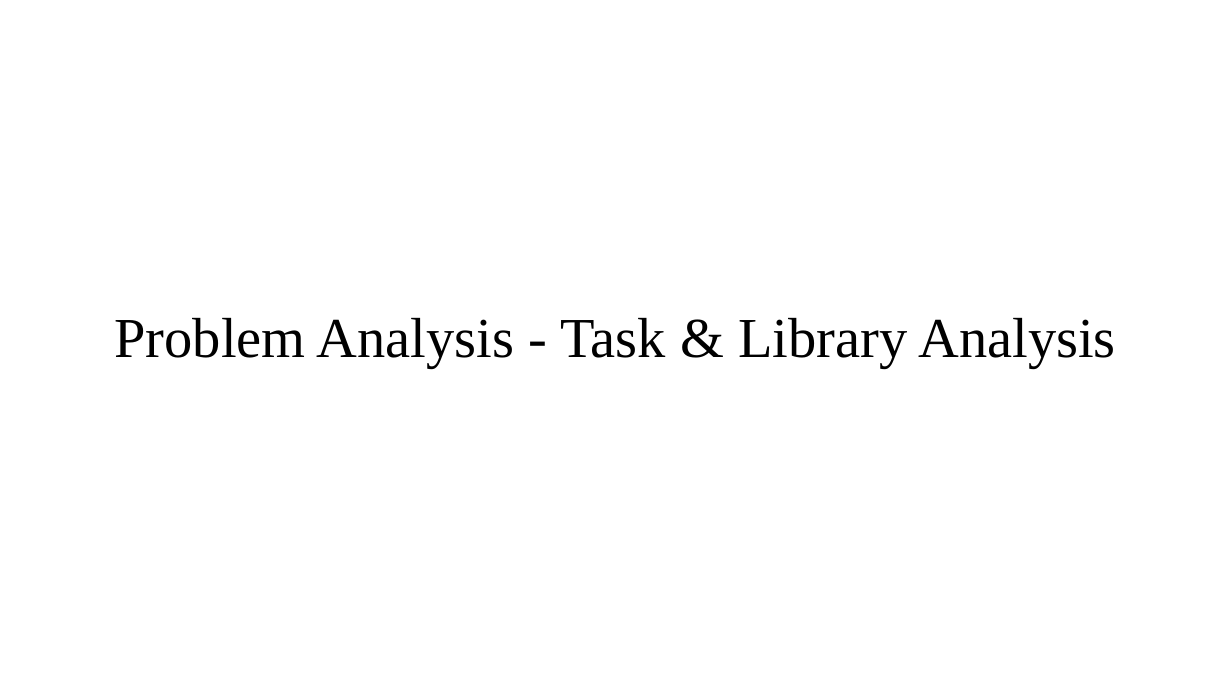
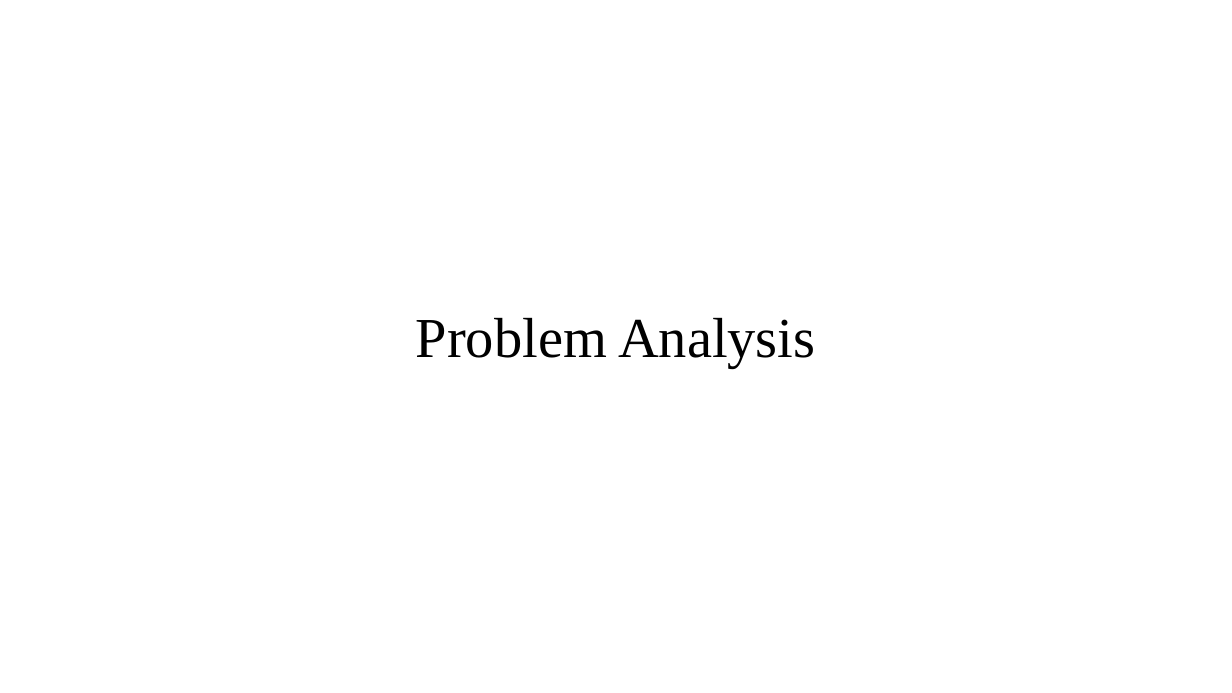
Before and after one commit to JaVonox/AIChatbot, a slide deck: slide 2 of Documentation/100505349.pptx. Drawn at 1232x693 pixels with LibreOffice and Linux fonts; fonts in the diff are those of the drawing. Boxes give left, top, right and bottom in pixels: in the first picture for what was removed or moved away, otherwise in the second. Text is boxed around its words. In the diff, an @@ line names an element or a change of style, - is before the commit and + after.

```diff
--- a/Documentation/100505349.pptx
+++ b/Documentation/100505349.pptx
@@ title at (x1=416, y1=317, x2=815, y2=368): text changed @@
-Problem Analysis - Task & Library Analysis
+Problem Analysis
```
Also in this commit, not shown: 13 other slides changed, 3 slides added, 2 other files.
